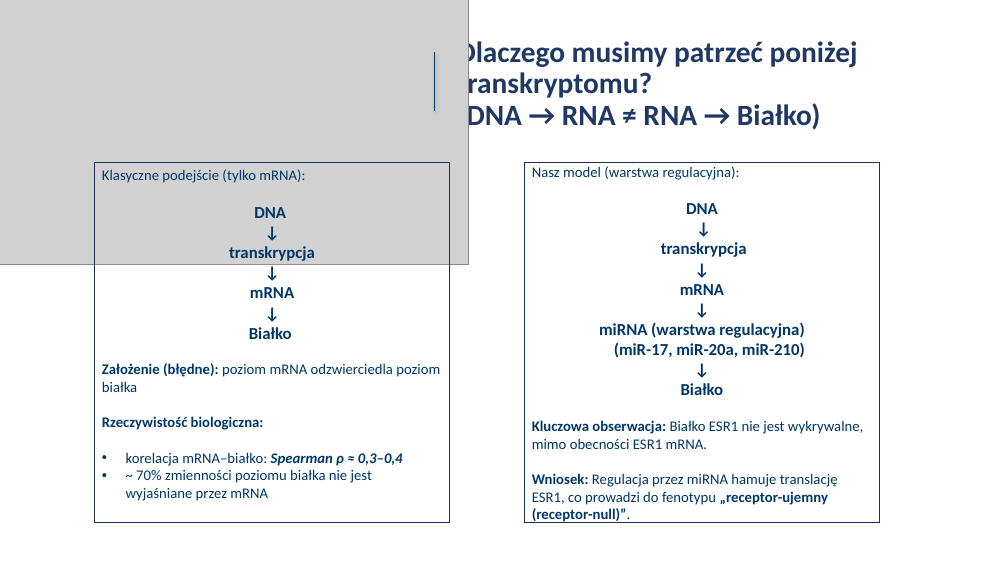
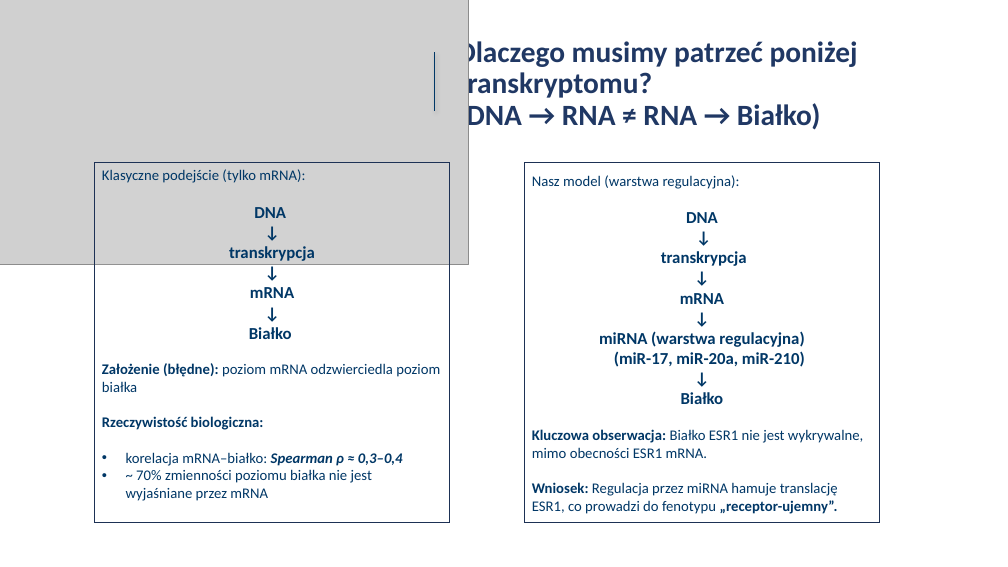
Before and after one commit to iZabela0001/Projekt_badawczy, a slide deck: slide 3 of pisanie_artykulu+prezentacja/Prezentacja.pptx. Drawn at 1008x567 pixels with LibreOffice and Linux fonts; fonts in the diff are those of the drawing; grey boxes stand for pictures. Boxes give left, top, right and bottom in pixels: in the first picture for what was removed or moved away, otherwise in the second. Text is boxed around its words. In the diff, an @@ line names an element or a change of style, - is before the commit and + after.

```diff
--- a/pisanie_artykulu+prezentacja/Prezentacja.pptx
+++ b/pisanie_artykulu+prezentacja/Prezentacja.pptx
@@ text in rectangle at box(532, 482, 838, 514): text changed @@
-Wniosek: Regulacja przez miRNA hamuje translację ESR1, co prowadzi do fenotypu „receptor-ujemny (receptor-null)”.
+Wniosek: Regulacja przez miRNA hamuje translację ESR1, co prowadzi do fenotypu „receptor-ujemny”.
```
Also in this commit, not shown: 4 other slides changed, 1 slide added.
